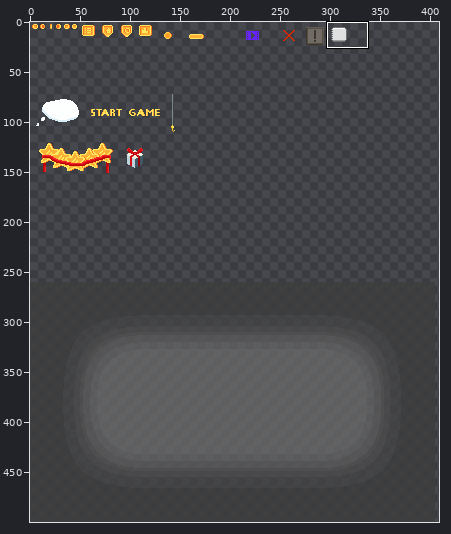
Edited in one commit: sprite sheet (Assets/Sprites/Интерфейс.png). The picture above shows the old version from afar; the outline marks the close-up.
Close-up. First the earlier version:
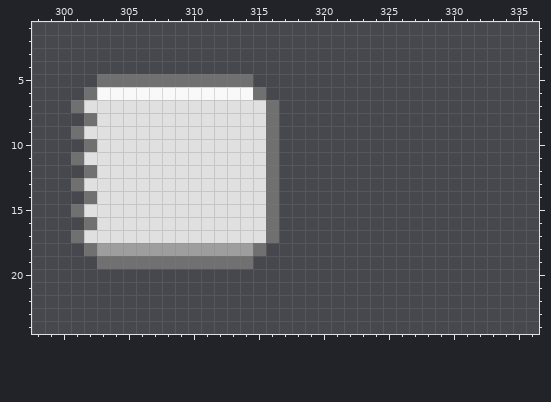
The file is 500x500 pixels. Colours within 5 levels of each other are drawn and written as one. Shown: x 298..336, y 1..24. The wide view leaves out empty margins.
The result:
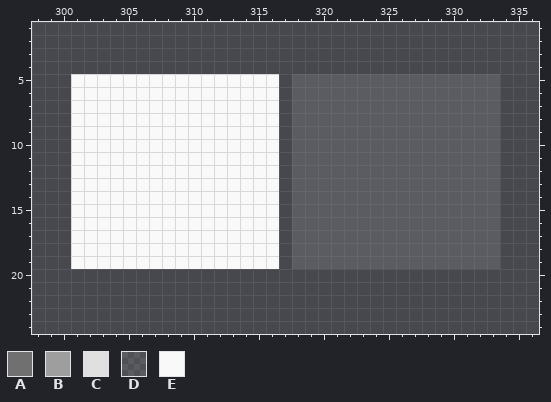
Palette (. is transparent): A #707070  B #9e9e9e  C #e0e0e0  D #f9f9f91d  E #f9f9f9
Diff:
@@ x 298..336 @@
  4 .......................................
- 5 .....AAAAAAAAAAAA......................
- 6 ....AEEEEEEEEEEEEA.....................
- 7 ...ACCCCCCCCCCCCCCA....................
- 8 ....ACCCCCCCCCCCCCA....................
- 9 ...ACCCCCCCCCCCCCCA....................
-10 ....ACCCCCCCCCCCCCA....................
-11 ...ACCCCCCCCCCCCCCA....................
-12 ....ACCCCCCCCCCCCCA....................
-13 ...ACCCCCCCCCCCCCCA....................
-14 ....ACCCCCCCCCCCCCA....................
-15 ...ACCCCCCCCCCCCCCA....................
-16 ....ACCCCCCCCCCCCCA....................
-17 ...ACCCCCCCCCCCCCCA....................
-18 ....ABBBBBBBBBBBBA.....................
-19 .....AAAAAAAAAAAA......................
+ 5 ...EEEEEEEEEEEEEEEE.DDDDDDDDDDDDDDDD...
+ 6 ...EEEEEEEEEEEEEEEE.DDDDDDDDDDDDDDDD...
+ 7 ...EEEEEEEEEEEEEEEE.DDDDDDDDDDDDDDDD...
+ 8 ...EEEEEEEEEEEEEEEE.DDDDDDDDDDDDDDDD...
+ 9 ...EEEEEEEEEEEEEEEE.DDDDDDDDDDDDDDDD...
+10 ...EEEEEEEEEEEEEEEE.DDDDDDDDDDDDDDDD...
+11 ...EEEEEEEEEEEEEEEE.DDDDDDDDDDDDDDDD...
+12 ...EEEEEEEEEEEEEEEE.DDDDDDDDDDDDDDDD...
+13 ...EEEEEEEEEEEEEEEE.DDDDDDDDDDDDDDDD...
+14 ...EEEEEEEEEEEEEEEE.DDDDDDDDDDDDDDDD...
+15 ...EEEEEEEEEEEEEEEE.DDDDDDDDDDDDDDDD...
+16 ...EEEEEEEEEEEEEEEE.DDDDDDDDDDDDDDDD...
+17 ...EEEEEEEEEEEEEEEE.DDDDDDDDDDDDDDDD...
+18 ...EEEEEEEEEEEEEEEE.DDDDDDDDDDDDDDDD...
+19 ...EEEEEEEEEEEEEEEE.DDDDDDDDDDDDDDDD...
 20 .......................................
Pixel boxes of the changes (left, top, right, bottom) in both close-ups:
changed: (71, 74, 500, 269)
